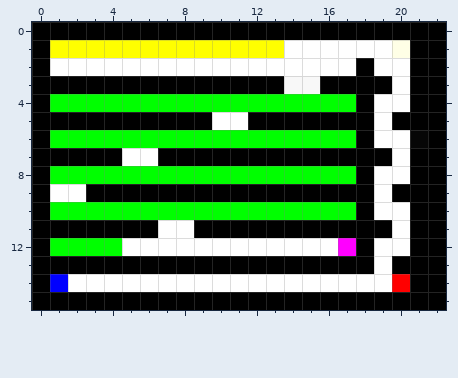
Pixel-art sprite: resources/level8.png. Above is the file before it was changed.
The file is 23x16 pixels. Colours within 5 levels of each other are drawn and written as one.
The same view after the edit:
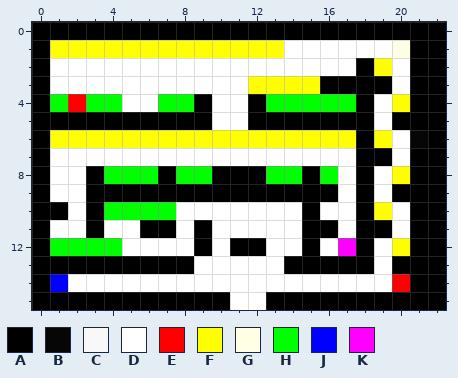
Palette (. is transparent): A #000000  B #060606  C #f8f8f8  D #ffffff  E #ff0000  F #ffff00  G #ffffe6  H #00ff00  J #0000ff  K #ff00ff
The edit:
y 2: x 19 D -> F
y 3: x 1..15 AAAAAAAAAAAAACC -> DDDDDDDDDDDFFFF
y 4: x 2 H -> E; x 5..6 HH -> DD; x 9..12 HHHH -> ADDA; x 20 D -> F
y 6: x 1..17 HHHHHHHHHHHHHHHHH -> FFFFFFFFFFFFFFFFF; x 19 D -> F
y 7: x 1..4 AAAA -> DDDD; x 7..17 AAAAAAAAAAA -> DDDDDDDDDDD
y 8: x 1..3 HHH -> DDA; x 7 H -> A; x 10..12 HHH -> AAA; x 15 H -> A; x 17 H -> D; x 20 D -> F
y 9: x 17 A -> D
y 10: x 1..3 HHH -> ADA; x 8..17 HHHHHHHHHH -> DDDDDDDADD; x 19 D -> F
y 11: x 1..2 AA -> DD; x 4..5 AA -> DD; x 7 D -> A; x 10..14 AAAAA -> DDDDD; x 17 A -> D
y 12: x 9 D -> A; x 11..12 DD -> AA; x 15 D -> A; x 20 D -> F
y 13: x 9..13 AAAAA -> DDDDD
y 15: x 11..12 AA -> DD
Pixel boxes of the changes (left, top, right, bottom) in both pictures:
changed: (50, 58, 410, 310)
